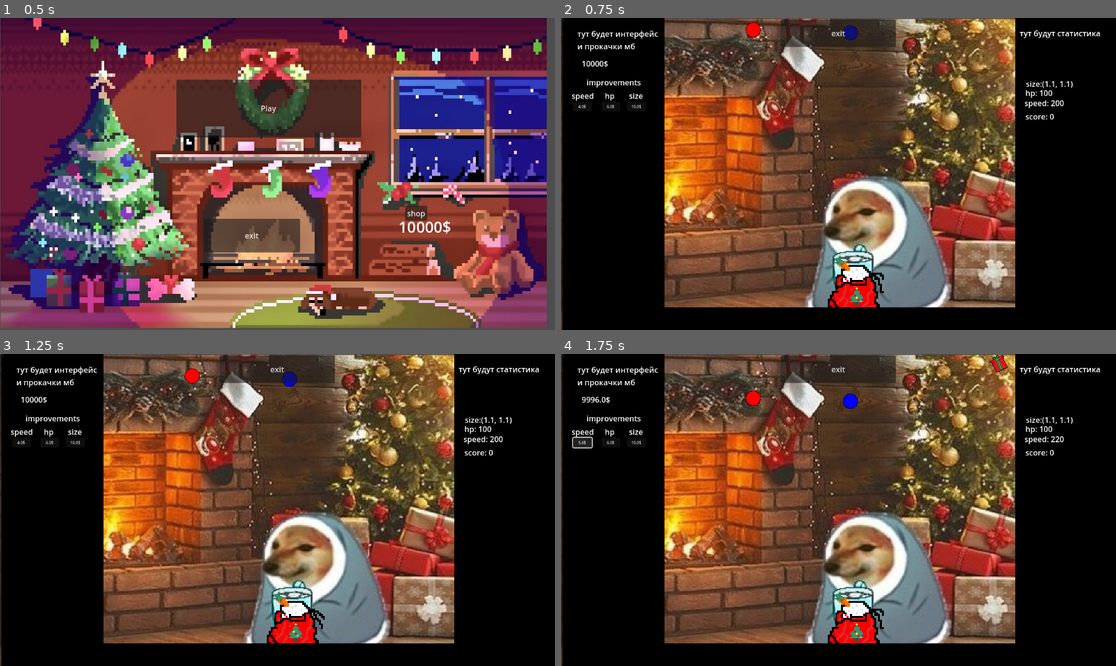
Above: before the commit, frames 1-4 (two rows, left to right).
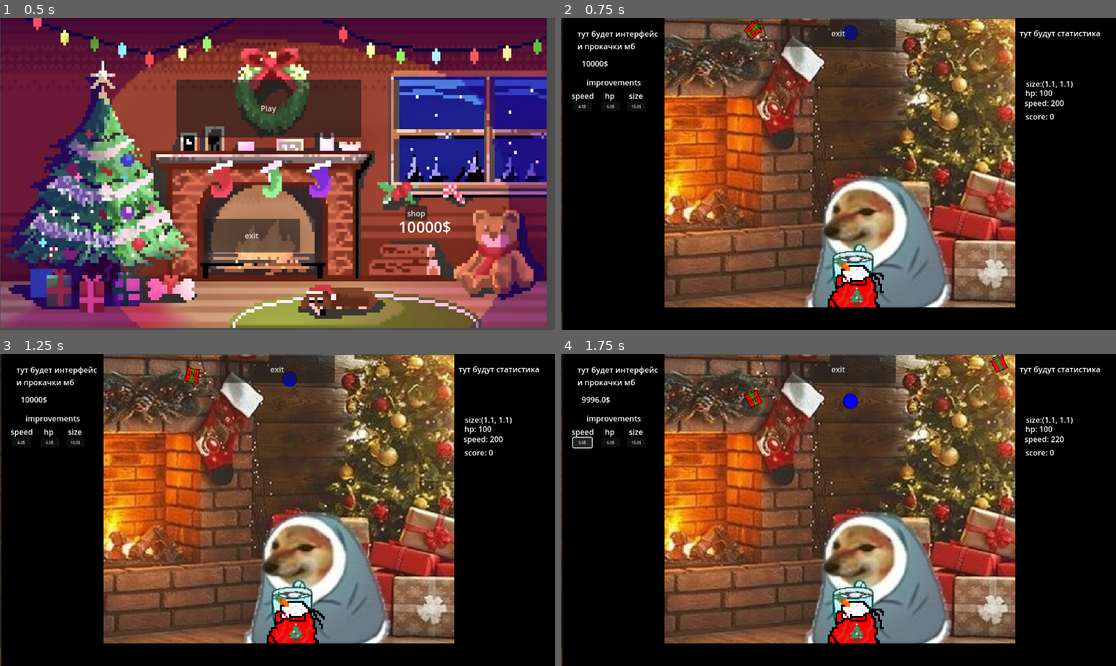
Above: after the commit, the same moments.

Repository: RAnami156/christmas-game-
Game: Godot game, scene res://scene/menu.tscn
The game is run twice, just before and just after one commit, with the same random seed, the same clock (stepped at 60 frames per second) and the same inputs. The engine's default icon, where the game draws it, is replaced by a stand-in: a white triangle on a blue panel in a dark square.
Inputs:
- Up to frame 1 (0.5 s): no input
- Up to frame 2 (0.75 s): click "Play" at 0.5 s
- Up to frame 3 (1.25 s): no input
- Up to frame 4 (1.75 s): click "4.0$" at 1.25 s

Frame 1 is identical in both runs. In frame 2, 0.1% of the frame differs, in the area x 32-37%, y 0-7%; in frame 3, 0.1%; in frame 4, 0.1%, in the area x 32-37%, y 10-18%.

Commit message:
feat: new snowball animation - Added bomb snowball(new animation)

Diff:
--- a/scene/bomb_snowball.tscn
+++ b/scene/bomb_snowball.tscn
@@ -1,7 +1,8 @@
-[gd_scene load_steps=5 format=3 uid="uid://dm2huece5diyp"]
+[gd_scene load_steps=21 format=3 uid="uid://dm2huece5diyp"]
 
 [ext_resource type="Script" uid="uid://cexgxkavw4aie" path="res://script/bomb_snowball.gd" id="1_h75e8"]
 [ext_resource type="Texture2D" uid="uid://xscm4040s0d4" path="res://assets/snowball.png" id="2_gyvnk"]
+[ext_resource type="Texture2D" uid="uid://x6otxb12v1rv" path="res://bomb_gift.png" id="3_gyvnk"]
 
 [sub_resource type="CircleShape2D" id="CircleShape2D_ar8h4"]
 radius = 14.142136
@@ -9,11 +10,118 @@
 [sub_resource type="CircleShape2D" id="CircleShape2D_h75e8"]
 radius = 17.720045
 
+[sub_resource type="AtlasTexture" id="AtlasTexture_cgpoy"]
+atlas = ExtResource("3_gyvnk")
+region = Rect2(0, 0, 64, 64)
+
+[sub_resource type="AtlasTexture" id="AtlasTexture_5682k"]
+atlas = ExtResource("3_gyvnk")
+region = Rect2(64, 0, 64, 64)
+
+[sub_resource type="AtlasTexture" id="AtlasTexture_2g015"]
+atlas = ExtResource("3_gyvnk")
+region = Rect2(128, 0, 64, 64)
+
+[sub_resource type="AtlasTexture" id="AtlasTexture_8uio3"]
+atlas = ExtResource("3_gyvnk")
+region = Rect2(192, 0, 64, 64)
+
+[sub_resource type="AtlasTexture" id="AtlasTexture_3fweq"]
+atlas = ExtResource("3_gyvnk")
+region = Rect2(256, 0, 64, 64)
+
+[sub_resource type="AtlasTexture" id="AtlasTexture_4ydef"]
+atlas = ExtResource("3_gyvnk")
+region = Rect2(320, 0, 64, 64)
+
+[sub_resource type="AtlasTexture" id="AtlasTexture_0p601"]
+atlas = ExtResource("3_gyvnk")
+region = Rect2(384, 0, 64, 64)
+
+[sub_resource type="AtlasTexture" id="AtlasTexture_yj1us"]
+atlas = ExtResource("3_gyvnk")
+region = Rect2(448, 0, 64, 64)
+
+[sub_resource type="AtlasTexture" id="AtlasTexture_oug4d"]
+atlas = ExtResource("3_gyvnk")
+region = Rect2(512, 0, 64, 64)
+
+[sub_resource type="AtlasTexture" id="AtlasTexture_p6h8s"]
+atlas = ExtResource("3_gyvnk")
+region = Rect2(576, 0, 64, 64)
+
+[sub_resource type="AtlasTexture" id="AtlasTexture_ma4uv"]
+atlas = ExtResource("3_gyvnk")
+region = Rect2(640, 0, 64, 64)
+
+[sub_resource type="AtlasTexture" id="AtlasTexture_m6je3"]
+atlas = ExtResource("3_gyvnk")
+region = Rect2(704, 0, 64, 64)
+
+[sub_resource type="AtlasTexture" id="AtlasTexture_il626"]
+atlas = ExtResource("3_gyvnk")
+region = Rect2(768, 0, 64, 64)
+
+[sub_resource type="AtlasTexture" id="AtlasTexture_e3fif"]
+atlas = ExtResource("3_gyvnk")
+region = Rect2(832, 0, 64, 64)
+
+[sub_resource type="SpriteFrames" id="SpriteFrames_xcq4i"]
+animations = [{
+"frames": [{
+"duration": 1.0,
+"texture": SubResource("AtlasTexture_cgpoy")
+}, {
+"duration": 1.0,
+"texture": SubResource("AtlasTexture_5682k")
+}, {
+"duration": 1.0,
+"texture": SubResource("AtlasTexture_2g015")
+}, {
+"duration": 1.0,
+"texture": SubResource("AtlasTexture_8uio3")
+}, {
+"duration": 1.0,
+"texture": SubResource("AtlasTexture_3fweq")
+}, {
+"duration": 1.0,
+"texture": SubResource("AtlasTexture_4ydef")
+}, {
+"duration": 1.0,
+"texture": SubResource("AtlasTexture_0p601")
+}, {
+"duration": 1.0,
+"texture": SubResource("AtlasTexture_yj1us")
+}, {
+"duration": 1.0,
+"texture": SubResource("AtlasTexture_oug4d")
+}, {
+"duration": 1.0,
+"texture": SubResource("AtlasTexture_p6h8s")
+}, {
+"duration": 1.0,
+"texture": SubResource("AtlasTexture_ma4uv")
+}, {
+"duration": 1.0,
+"texture": SubResource("AtlasTexture_m6je3")
+}, {
+"duration": 1.0,
+"texture": SubResource("AtlasTexture_il626")
+}, {
+"duration": 1.0,
+"texture": SubResource("AtlasTexture_e3fif")
+}],
+"loop": true,
+"name": &"Idle",
+"speed": 9.0
+}]
+
 [node name="bomb_snowball" type="CharacterBody2D"]
 collision_layer = 2
 script = ExtResource("1_h75e8")
 
 [node name="Sprite2D" type="Sprite2D" parent="."]
+visible = false
 modulate = Color(1, 0, 0, 1)
 texture = ExtResource("2_gyvnk")
 
@@ -27,4 +135,12 @@
 [node name="CollisionShape2D" type="CollisionShape2D" parent="Area2D"]
 shape = SubResource("CircleShape2D_h75e8")
 
+[node name="AnimatedSprite2D" type="AnimatedSprite2D" parent="."]
+modulate = Color(1, 1, 0, 1)
+sprite_frames = SubResource("SpriteFrames_xcq4i")
+animation = &"Idle"
+autoplay = "Idle"
+frame = 13
+frame_progress = 0.983956
+
 [connection signal="body_entered" from="Area2D" to="." method="_on_area_2d_body_entered"]
--- a/scene/level.tscn
+++ b/scene/level.tscn
@@ -213,7 +213,6 @@
 stream = ExtResource("6_bddx0")
 volume_db = -16.005
 pitch_scale = 0.85
-autoplay = true
 
 [node name="Area2D2" type="Area2D" parent="."]
 collision_mask = 2
Binary file added: bomb_gift.png
Not shown, added: bomb_gift.png.import
Binary file added: scene/bomb_gift.png
Not shown, added: scene/bomb_gift.png.import
Not shown, changed: script/description.txt
